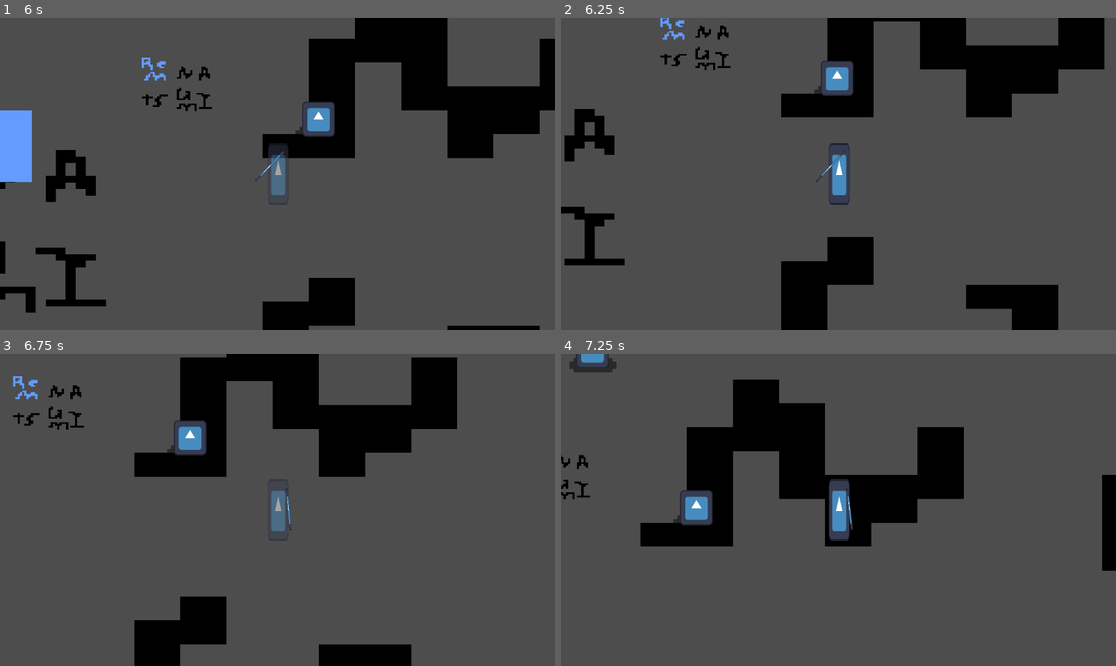
Above: before the commit, frames 1-4 (two rows, left to right).
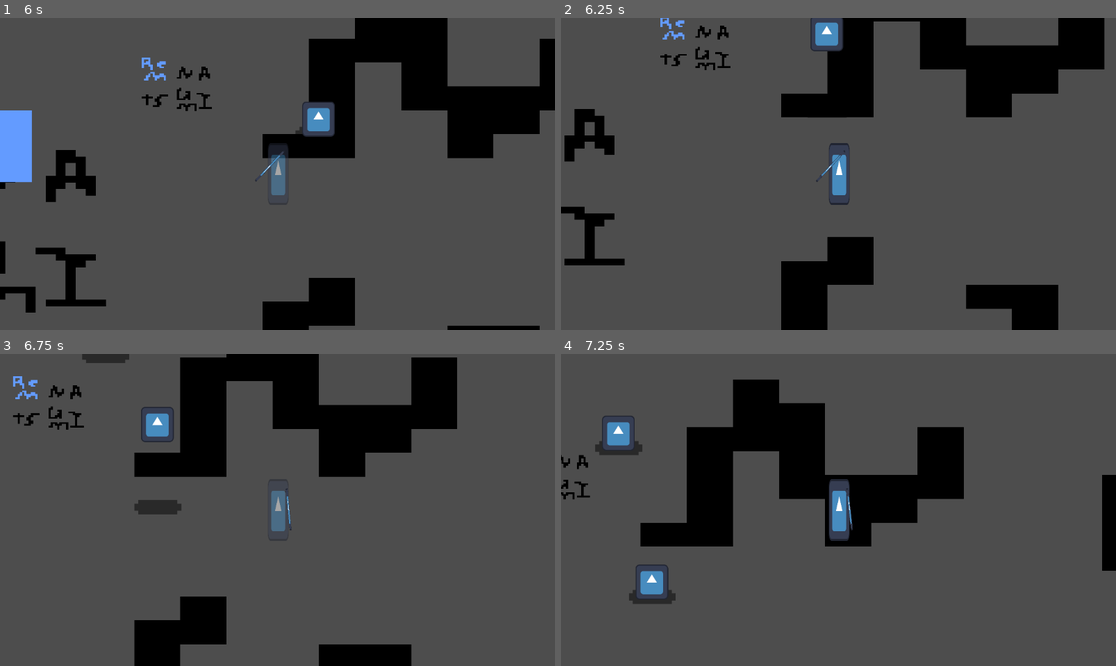
Above: after the commit, the same moments.

Repository: arrowira/miniJam200
Game: Godot game, scene res://Scenes/main.tscn
Two runs of this game, one before a commit and one after it. Both use one fixed random seed, a clock stepped at 60 frames per second and the inputs below. The engine's default icon, where the game draws it, is replaced by a stand-in: a white triangle on a blue panel in a dark square.
Inputs (mouse positions are in pixels of both pictures, inside the frame that each line leads up to):
- Up to frame 1 (6 s): tap Enter at 0.5 s; move the mouse to (399, 158) at 0.52 s; hold D (Right) 0.53-1.28 s; tap Shift (Dash) every 0.75 s from 0.6 to 5.85 s; click (399, 158) at 0.67 s; move the mouse to (166, 189) at 1.27 s; hold S (Down) 1.28-2.03 s; move the mouse to (333, 105) at 2.02 s; hold D (Right) 2.03-2.78 s; move the mouse to (249, 236) at 2.77 s; hold W (Up) 2.78-3.53 s; click (249, 236) at 2.92 s; move the mouse to (444, 220) at 3.52 s; hold A (Left) 3.53-5.03 s; move the mouse to (111, 127) at 4.27 s; move the mouse to (305, 174) at 5.02 s; hold S (Down) 5.03-5.78 s; click (305, 174) at 5.17 s; move the mouse to (194, 96) at 5.77 s; hold D (Right) from 5.78 s (still down)
- Up to frame 2 (6.25 s): keep holding D (Right)
- Up to frame 3 (6.75 s): move the mouse to (399, 494) at 6.52 s; release D (Right) at 6.53 s; hold W (Up) from 6.53 s (still down); tap Shift (Dash) at 6.6 s
- Up to frame 4 (7.25 s): keep holding W (Up)

Frame 1 is identical in both runs. In frame 2, 1.1% of the frame differs, in the area x 44-53%, y 0-25%; in frame 3, 1.6%; in frame 4, 2.1%, in the area x 1-28%, y 0-81%.

Commit message:
frogs move toward plaeyr

Diff:
--- a/minijam-200/Scripts/frog.gd
+++ b/minijam-200/Scripts/frog.gd
@@ -38,3 +38,6 @@
 		var randY = randf_range(-1,1)
 		var newDir = Vector2(randX,randY).normalized()
 		jump(newDir)
+	elif movementChoice < 9:
+		var playerDir: Vector2 = get_parent().get_parent().get_node("Player").global_position - self.global_position
+		jump(playerDir.normalized())
